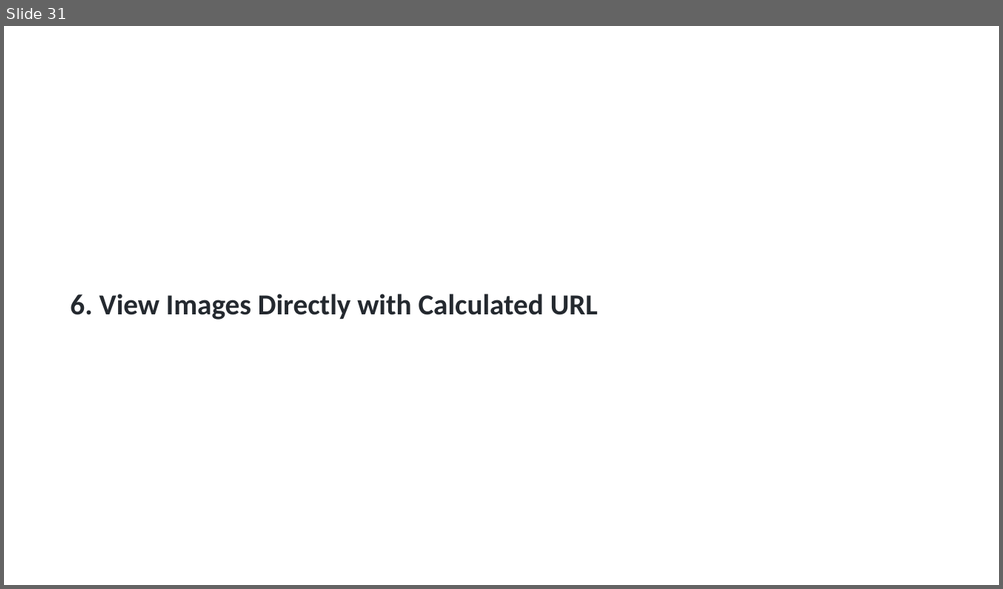
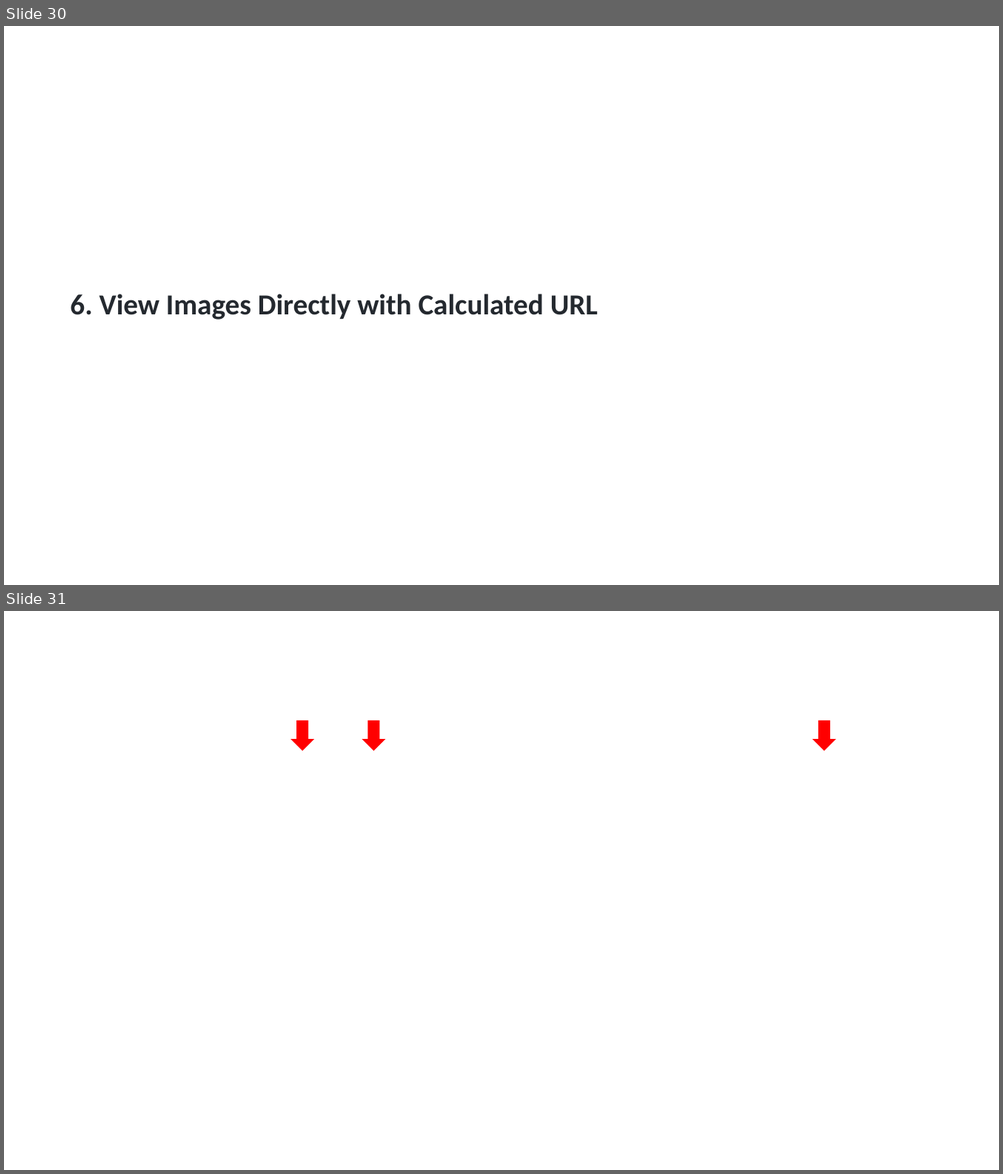
Before and after one commit to drfranknlee/udc-for-cancer-imaging, a slide deck: scenario1/rm/T101434-s1.pptx. Shown one above the other, each under a label of ours: slide 31 before the commit, slides 30 and 31 after it. The pictures are 1003x589 and 1003x1174 pixels, drawn with LibreOffice and Linux fonts; fonts in the diff are those of the drawing; background and template pictures are left out. Boxes give left, top, right and bottom in pixels: in the first picture for what was removed or moved away, otherwise in the second. Text is boxed around its words. In the diff, an @@ line names an element or a change of style, - is before the commit and + after.

```diff
--- a/scenario1/rm/T101434-s1.pptx
+++ b/scenario1/rm/T101434-s1.pptx
@@ slide 31 added at <box>4,611,999,1170</box>, background picture (left out) @@
@@ right arrow added at <box>290,721,314,751</box>, fill #FF0000 @@
@@ right arrow added at <box>361,721,386,751</box>, fill #FF0000 @@
@@ right arrow added at <box>812,721,836,751</box>, fill #FF0000 @@
@@ what was slide 31 is now slide 30 @@
```
Also in this commit, not shown: 4 other slides added, 6 slides removed, 16 other files.
